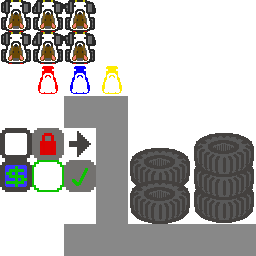
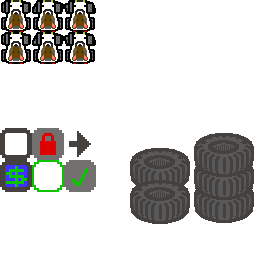
The second w=256, h=256 image is a revision of the first. Changes to its layers:
removed layer "shading" (was 10%) over (6, 2, 90, 62)
removed layer "red" over (38, 66, 58, 94)
removed layer "blue" over (70, 66, 90, 94)
removed layer "yellow" over (102, 66, 122, 94)
removed layer "forward_1" over (1, 0, 31, 32)
removed layer "forward_2" over (1, 17, 95, 64)
removed layer "right_1" over (32, 0, 64, 32)
removed layer "right_2" over (32, 32, 64, 64)
removed layer "left_1" over (64, 0, 96, 32)
removed layer "left_2" over (64, 32, 96, 64)
"Pasted Layer #3": opacity 75% → 100%, painted on it over (1, 0, 128, 224)
hid "Layer" over (64, 96, 256, 256)
